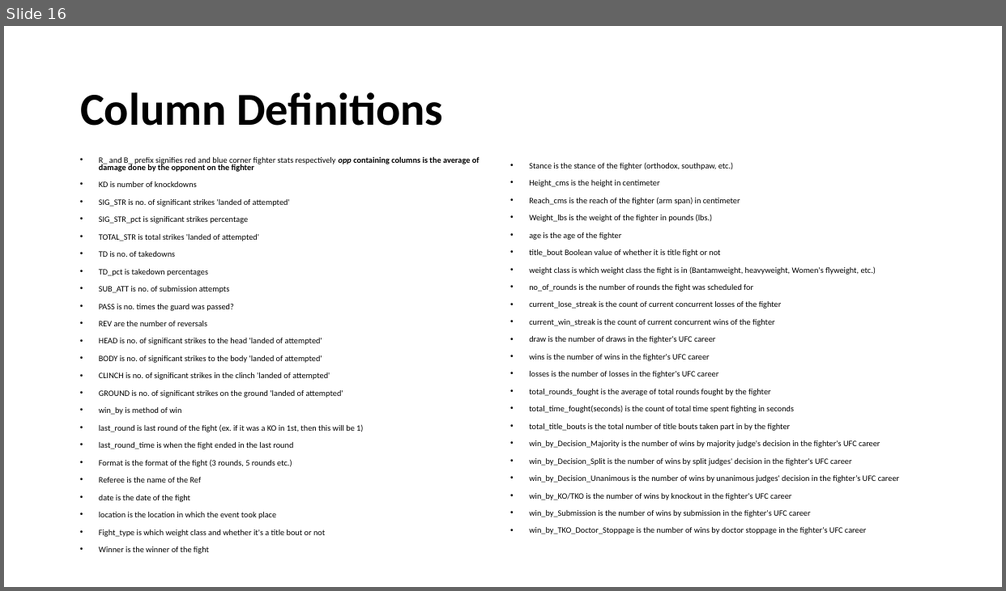
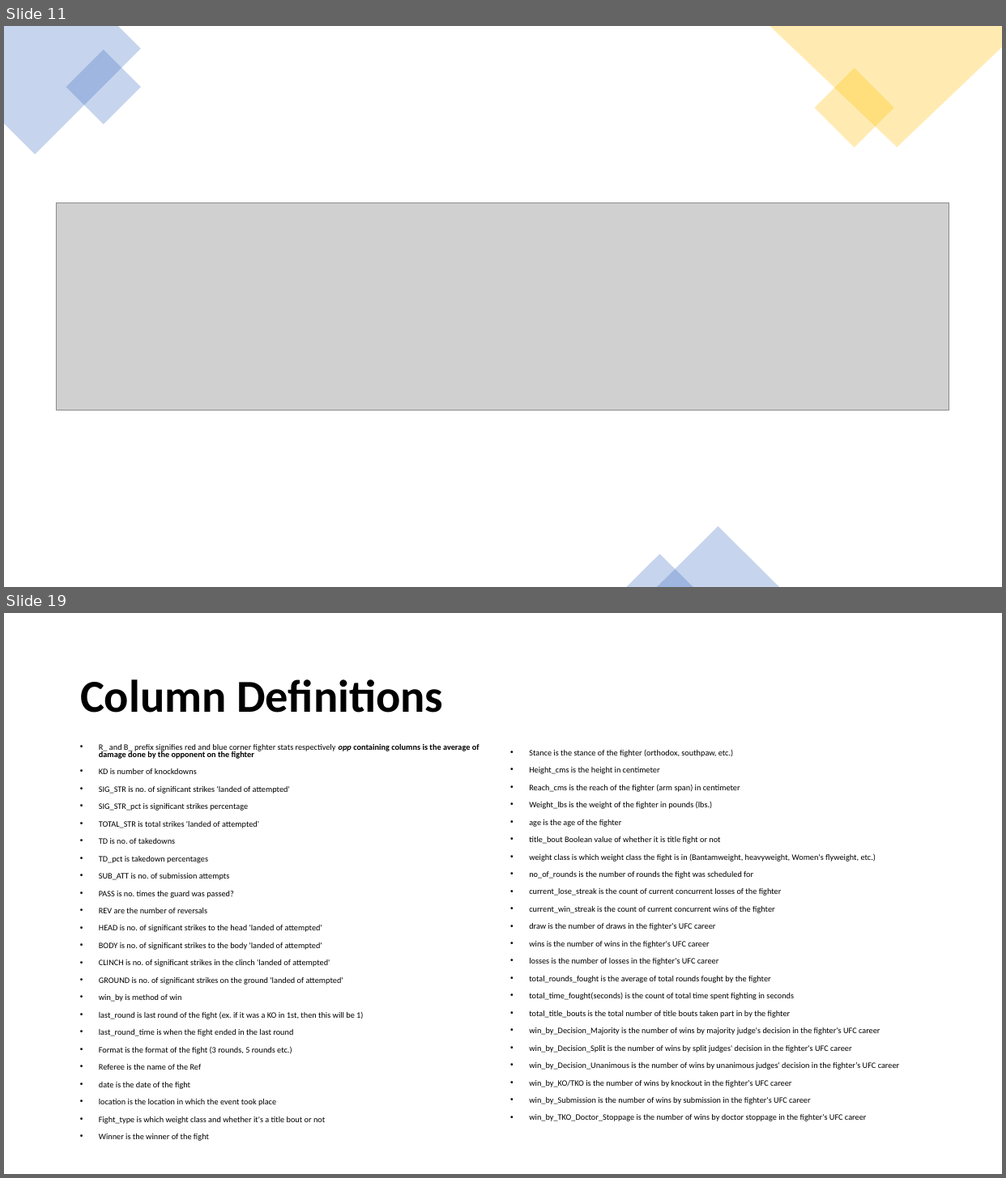
Before and after one commit to Rich-Hamilton88/machine_learning_project, a slide deck: Machine Learning Project/UFC.pptx. Shown one above the other, each under a label of ours: slide 16 before the commit, slides 11 and 19 after it; the slides between them are not shown. The pictures are 1006x591 and 1006x1178 pixels, drawn with LibreOffice and Linux fonts; fonts in the diff are those of the drawing; grey boxes stand for pictures. Boxes give left, top, right and bottom in pixels: in the first picture for what was removed or moved away, otherwise in the second. Text is boxed around its words. In the diff, an @@ line names an element or a change of style, - is before the commit and + after.

```diff
--- a/Machine Learning Project/UFC.pptx
+++ b/Machine Learning Project/UFC.pptx
@@ slide 11 added at (x1=4, y1=26, x2=1002, y2=587), background #FFFFFF @@
@@ freeform shape added at (x1=4, y1=26, x2=141, y2=155), fill #4472C4 at 30% opacity @@
@@ rectangle added at (x1=66, y1=49, x2=142, y2=125), fill #4472C4 at 30% opacity @@
@@ freeform shape added at (x1=769, y1=26, x2=1002, y2=148), fill #FFC000 at 30% opacity @@
@@ rectangle added at (x1=814, y1=68, x2=893, y2=148), fill #FFC000 at 30% opacity @@
@@ picture added at (x1=57, y1=203, x2=949, y2=410) @@
@@ triangle added at (x1=657, y1=527, x2=779, y2=587), fill #4472C4 at 30% opacity @@
@@ triangle added at (x1=627, y1=555, x2=693, y2=587), fill #4472C4 at 30% opacity @@
@@ what was slide 16 is now slide 19 @@
```
Also in this commit, not shown: 9 slides changed, 8 other slides added, 6 slides removed, 1 other file.
